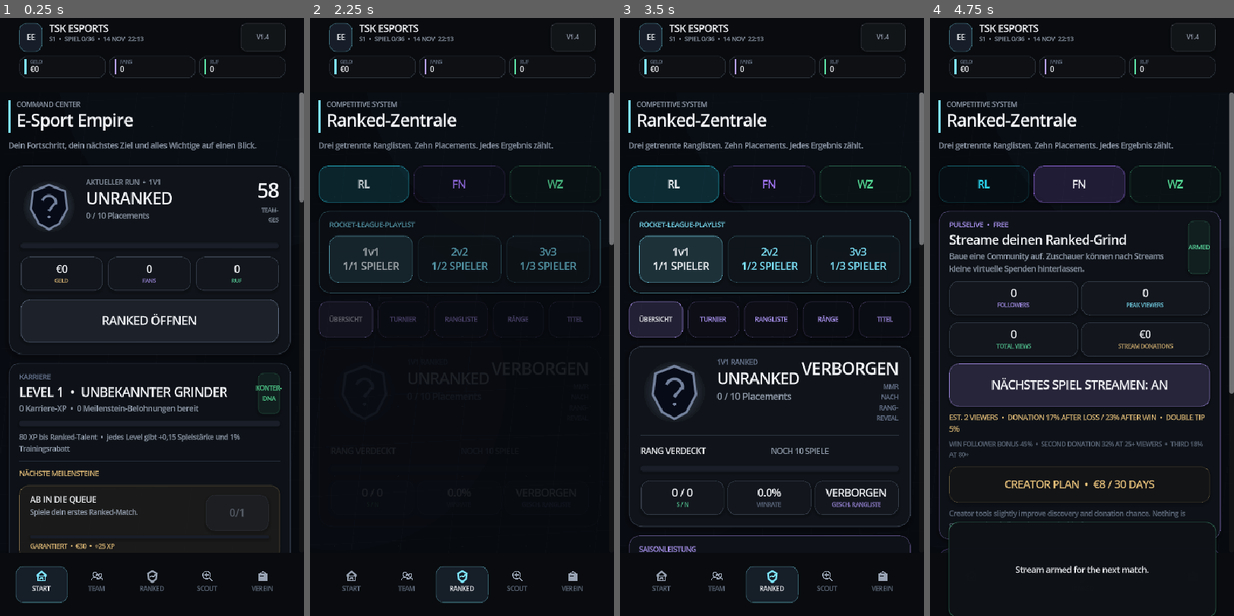
Above: before the commit, frames 1-4 (left to right).
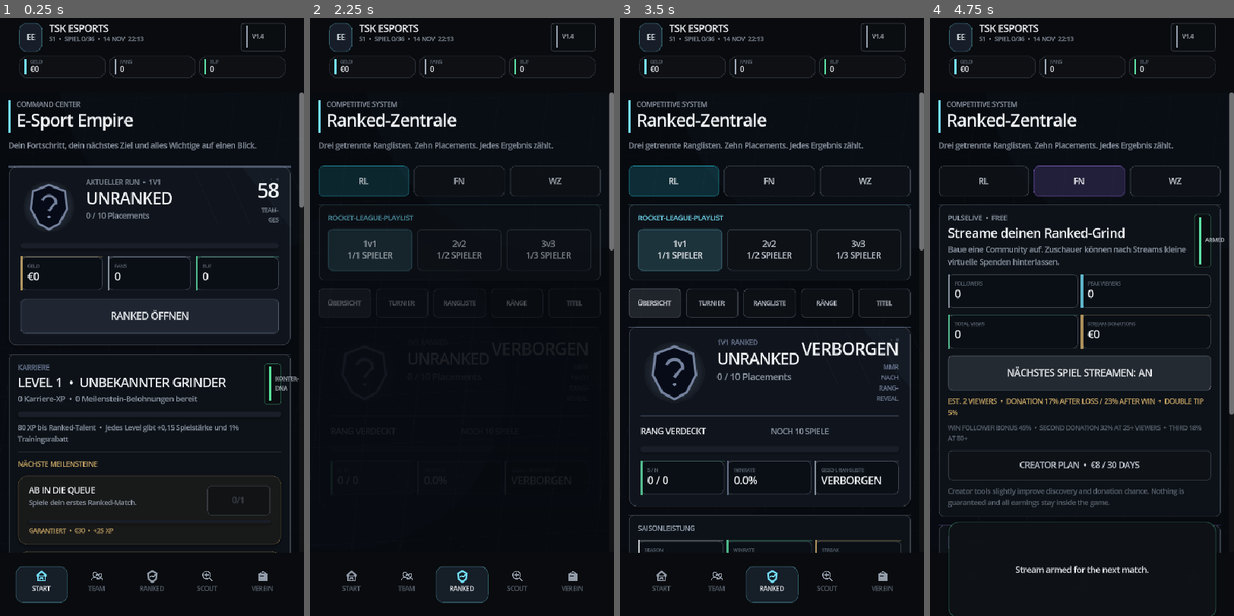
Above: after the commit, the same moments.

Repository: JasonTSKowner/E-Sport-Empire
Game: Godot game, scene res://scenes/Main.tscn
Same seed, same stepped clock (60 frames per second), same inputs: the game is played once before the commit and once after it.
Inputs:
- Up to frame 1 (0.25 s): no input
- Up to frame 2 (2.25 s): click "START" at 0.5 s; click "START" at 1.25 s; click "RANKED ÖFFNEN" at 2 s
- Up to frame 3 (3.5 s): click "RL" at 2.75 s
- Up to frame 4 (4.75 s): click "FN" at 3.5 s; click "NÄCHSTES SPIEL LIVE" at 4.25 s

The runs differ from the first frame. In frame 1, 7.6% of the frame differs, in the area x 2-100%, y 0-90%; in frame 2, 3.1%; in frame 3, 11%; in frame 4, 13%.

Commit message:
v2.0: replace generic cards buttons and badges with brand system

Diff:
--- a/scripts/ui_kit.gd
+++ b/scripts/ui_kit.gd
@@ -1,18 +1,20 @@
 class_name EmpireUI
 extends RefCounted
 
-const BG := Color("070A0F")
-const SURFACE := Color("0F141C")
-const SURFACE_2 := Color("141B25")
-const SURFACE_3 := Color("1B2430")
-const TEXT := Color("F5F7FA")
-const MUTED := Color("98A3B3")
-const DIM := Color("647082")
-const CYAN := Color("7FE7FF")
-const PURPLE := Color("B59CFF")
+const BrandSurfaceRef = preload("res://scripts/brand_surface.gd")
+
+const BG := Color("080B10")
+const SURFACE := Color("0D1218")
+const SURFACE_2 := Color("121820")
+const SURFACE_3 := Color("18202A")
+const TEXT := Color("F1F4F7")
+const MUTED := Color("929CAA")
+const DIM := Color("5D6672")
+const CYAN := Color("74DFF7")
+const PURPLE := Color("9DA8B7")
 const GREEN := Color("5DE1A5")
 const RED := Color("FF6B7A")
-const GOLD := Color("E8C17A")
+const GOLD := Color("D6B16B")
 
 
 static func box(
@@ -41,20 +43,11 @@
 
 
 static func card(accent: Color = Color.TRANSPARENT) -> PanelContainer:
-	var panel := PanelContainer.new()
-	var border := Color(0.55, 0.63, 0.72, 0.12)
-	if accent.a > 0.0:
-		border = Color(accent.r, accent.g, accent.b, 0.18)
-	var style := box(Color(0.055, 0.071, 0.094, 0.98), 16, border, 1)
-	style.content_margin_left = 16.0
-	style.content_margin_right = 16.0
-	style.content_margin_top = 15.0
-	style.content_margin_bottom = 15.0
-	panel.add_theme_stylebox_override("panel", style)
-	panel.size_flags_horizontal = Control.SIZE_EXPAND_FILL
-	panel.mouse_filter = Control.MOUSE_FILTER_PASS
-	return panel
-
+	var surface := BrandSurfaceRef.new()
+	var use_accent := accent if accent.a > 0.0 else Color(0.72, 0.78, 0.86, 0.18)
+	surface.configure(use_accent, "card")
+	surface.size_flags_horizontal = Control.SIZE_EXPAND_FILL
+	return surface
 
 static func label(text: String, size: int = 16, color: Color = TEXT, weight: int = 500) -> Label:
 	var node := Label.new()
@@ -90,30 +83,31 @@
 	node.action_mode = BaseButton.ACTION_MODE_BUTTON_RELEASE
 	node.mouse_filter = Control.MOUSE_FILTER_PASS
 	node.keep_pressed_outside = false
-	node.mouse_default_cursor_shape = Control.CURSOR_POINTING_HAND
-	node.custom_minimum_size = Vector2(0.0, 54.0 if compact else 64.0)
-	node.add_theme_font_size_override("font_size", 15 if compact else 17)
-	node.add_theme_color_override("font_color", TEXT if filled else accent)
+	node.custom_minimum_size = Vector2(0.0, 44.0 if compact else 52.0)
+	node.add_theme_font_size_override("font_size", 12 if compact else 14)
+	node.add_theme_color_override("font_color", TEXT if filled else Color(0.88,0.91,0.95,0.90))
 	node.add_theme_color_override("font_hover_color", TEXT)
 	node.add_theme_color_override("font_pressed_color", TEXT)
-	node.add_theme_color_override("font_disabled_color", Color(MUTED.r, MUTED.g, MUTED.b, 0.45))
-	var normal_color := Color(accent.r, accent.g, accent.b, 0.16 if filled else 0.035)
-	var normal_border := Color(accent.r, accent.g, accent.b, 0.44 if filled else 0.16)
-	var normal := box(normal_color, 13, normal_border, 1)
-	normal.content_margin_left = 16.0
-	normal.content_margin_right = 16.0
-	var hover := box(Color(accent.r, accent.g, accent.b, 0.12), 13, Color(accent.r, accent.g, accent.b, 0.34), 1)
-	var pressed := box(Color(accent.r, accent.g, accent.b, 0.20), 12, Color(accent.r, accent.g, accent.b, 0.54), 1)
-	pressed.content_margin_top = 15.0
-	pressed.content_margin_bottom = 13.0
-	var disabled := box(Color(0.16, 0.18, 0.22, 0.38), 13, Color(0.35, 0.38, 0.44, 0.10), 1)
+	node.add_theme_color_override("font_disabled_color", Color(MUTED.r, MUTED.g, MUTED.b, 0.34))
+
+	var normal_bg := Color(accent.r, accent.g, accent.b, 0.16) if filled else Color(0.055,0.070,0.090,0.94)
+	var normal_border := Color(accent.r, accent.g, accent.b, 0.32) if filled else Color(0.72,0.78,0.86,0.08)
+	var normal := box(normal_bg, 6, normal_border, 1)
+	normal.shadow_size = 0
+	normal.content_margin_left = 14
+	normal.content_margin_right = 14
+	var hover := box(Color(accent.r, accent.g, accent.b, 0.18 if filled else 0.075), 6, Color(accent.r,accent.g,accent.b,0.28), 1)
+	hover.shadow_size = 0
+	var pressed := box(Color(accent.r, accent.g, accent.b, 0.24), 5, Color(accent.r,accent.g,accent.b,0.42), 1)
+	pressed.shadow_size = 0
+	var disabled := box(Color(0.055,0.064,0.076,0.70), 6, Color(0.72,0.78,0.86,0.05), 1)
+	disabled.shadow_size = 0
 	node.add_theme_stylebox_override("normal", normal)
 	node.add_theme_stylebox_override("hover", hover)
 	node.add_theme_stylebox_override("pressed", pressed)
-	node.add_theme_stylebox_override("focus", hover)
+	node.add_theme_stylebox_override("focus", StyleBoxEmpty.new())
 	node.add_theme_stylebox_override("disabled", disabled)
 	return node
-
 
 static func progress(
 	value: float, max_value: float, accent: Color = CYAN, height: float = 8.0
@@ -141,39 +135,25 @@
 
 
 static func hero(accent: Color = CYAN) -> PanelContainer:
-	var panel := PanelContainer.new()
+	var surface := BrandSurfaceRef.new()
+	surface.configure(accent, "hero")
+	surface.size_flags_horizontal = Control.SIZE_EXPAND_FILL
+	return surface
+
+static func metric_tile(caption: String, value: String, accent: Color = CYAN) -> PanelContainer:
+	var panel := BrandSurfaceRef.new()
+	panel.configure(accent, "metric")
 	panel.size_flags_horizontal = Control.SIZE_EXPAND_FILL
-	var style := box(Color(0.062, 0.078, 0.102, 0.99), 20, Color(accent.r, accent.g, accent.b, 0.20), 1)
-	style.content_margin_left = 18.0
-	style.content_margin_right = 18.0
-	style.content_margin_top = 18.0
-	style.content_margin_bottom = 18.0
-	style.shadow_size = 7
-	style.shadow_color = Color(0, 0, 0, 0.24)
-	panel.add_theme_stylebox_override("panel", style)
-	return panel
-
-
-static func metric_tile(caption: String, value: String, accent: Color = CYAN) -> PanelContainer:
-	var panel := PanelContainer.new()
-	panel.size_flags_horizontal = Control.SIZE_EXPAND_FILL
-	var style := box(Color(0.075, 0.09, 0.115, 0.96), 12, Color(0.55, 0.62, 0.72, 0.10), 1)
-	style.content_margin_left = 10.0
-	style.content_margin_right = 10.0
-	style.content_margin_top = 9.0
-	style.content_margin_bottom = 9.0
-	panel.add_theme_stylebox_override("panel", style)
 	var box_node := VBoxContainer.new()
-	box_node.add_theme_constant_override("separation", 2)
-	var value_label := label(value, 15 if value.length() < 10 else 12, TEXT, 800)
-	value_label.horizontal_alignment = HORIZONTAL_ALIGNMENT_CENTER
-	var caption_label := label(caption.to_upper(), 8, Color(accent.r, accent.g, accent.b, 0.88), 800)
-	caption_label.horizontal_alignment = HORIZONTAL_ALIGNMENT_CENTER
+	box_node.add_theme_constant_override("separation", 1)
+	var value_label := label(value, 15 if value.length() < 10 else 11, TEXT, 800)
+	value_label.horizontal_alignment = HORIZONTAL_ALIGNMENT_LEFT
+	var caption_label := label(caption.to_upper(), 7, DIM, 800)
+	caption_label.horizontal_alignment = HORIZONTAL_ALIGNMENT_LEFT
+	box_node.add_child(caption_label)
 	box_node.add_child(value_label)
-	box_node.add_child(caption_label)
 	panel.add_child(box_node)
 	return panel
-
 
 static func separator(color: Color = Color(0.28, 0.38, 0.62, 0.2)) -> HSeparator:
 	var line := HSeparator.new()
@@ -233,16 +213,21 @@
 static func badge(text: String, accent: Color = CYAN) -> PanelContainer:
 	var panel := PanelContainer.new()
 	panel.mouse_filter = Control.MOUSE_FILTER_IGNORE
-	panel.add_theme_stylebox_override(
-		"panel",
-		box(
-			Color(accent.r, accent.g, accent.b, 0.08),
-			8,
-			Color(accent.r, accent.g, accent.b, 0.16),
-			1
-		)
-	)
-	var tag := label(text.to_upper(), 9, accent, 800)
-	tag.horizontal_alignment = HORIZONTAL_ALIGNMENT_CENTER
-	panel.add_child(tag)
+	var style := box(Color(0.045,0.055,0.068,0.96), 4, Color(accent.r,accent.g,accent.b,0.18), 1)
+	style.content_margin_left = 8
+	style.content_margin_right = 8
+	style.content_margin_top = 5
+	style.content_margin_bottom = 5
+	style.shadow_size = 0
+	panel.add_theme_stylebox_override("panel", style)
+	var row := HBoxContainer.new()
+	row.add_theme_constant_override("separation", 6)
+	var marker := ColorRect.new()
+	marker.color = accent
+	marker.custom_minimum_size = Vector2(3, 12)
+	marker.mouse_filter = Control.MOUSE_FILTER_IGNORE
+	row.add_child(marker)
+	var tag := label(text.to_upper(), 8, Color(0.86,0.89,0.93,0.88), 800)
+	row.add_child(tag)
+	panel.add_child(row)
 	return panel
